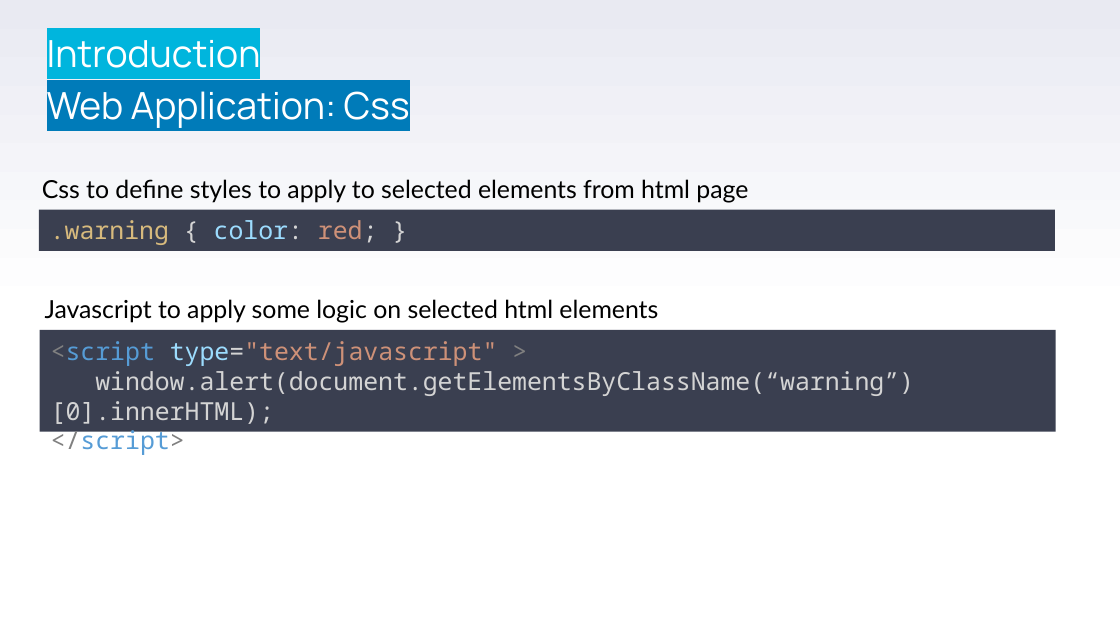
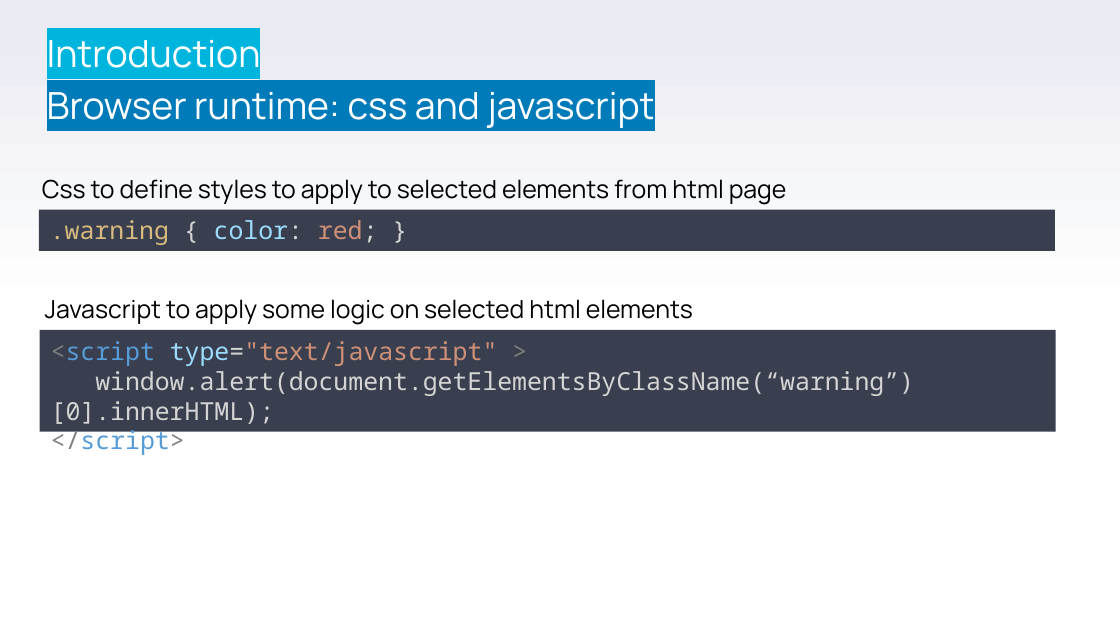
Before and after one commit to stefanofiorenza/KNITS, a slide deck: slide 7 of Programs/Trainings/01-FE/BasicJS/KNITS-Javascript.pptx (slide 8 before the commit). Drawn at 1120x630 pixels with LibreOffice and Linux fonts; fonts in the diff are those of the drawing; background and template pictures are left out. Boxes give left, top, right and bottom in pixels: in the first picture for what was removed or moved away, otherwise in the second. Text is boxed around its words. In the diff, an @@ line names an element or a change of style, - is before the commit and + after.

```diff
--- a/Programs/Trainings/01-FE/BasicJS/KNITS-Javascript.pptx
+++ b/Programs/Trainings/01-FE/BasicJS/KNITS-Javascript.pptx
@@ text at (47, 92, 654, 128): text changed @@
-Web Application: Css
+Browser runtime: css and javascript
@@ text "Css to define styles to ..." at (42, 179, 787, 205): font Lato to Manrope @@
@@ text "Javascript to apply some logic ..." at (45, 299, 693, 325): font Lato to Manrope @@
```
Also in this commit, not shown: 7 other slides changed, 16 slides added, 16 slides removed, 2 other files.
